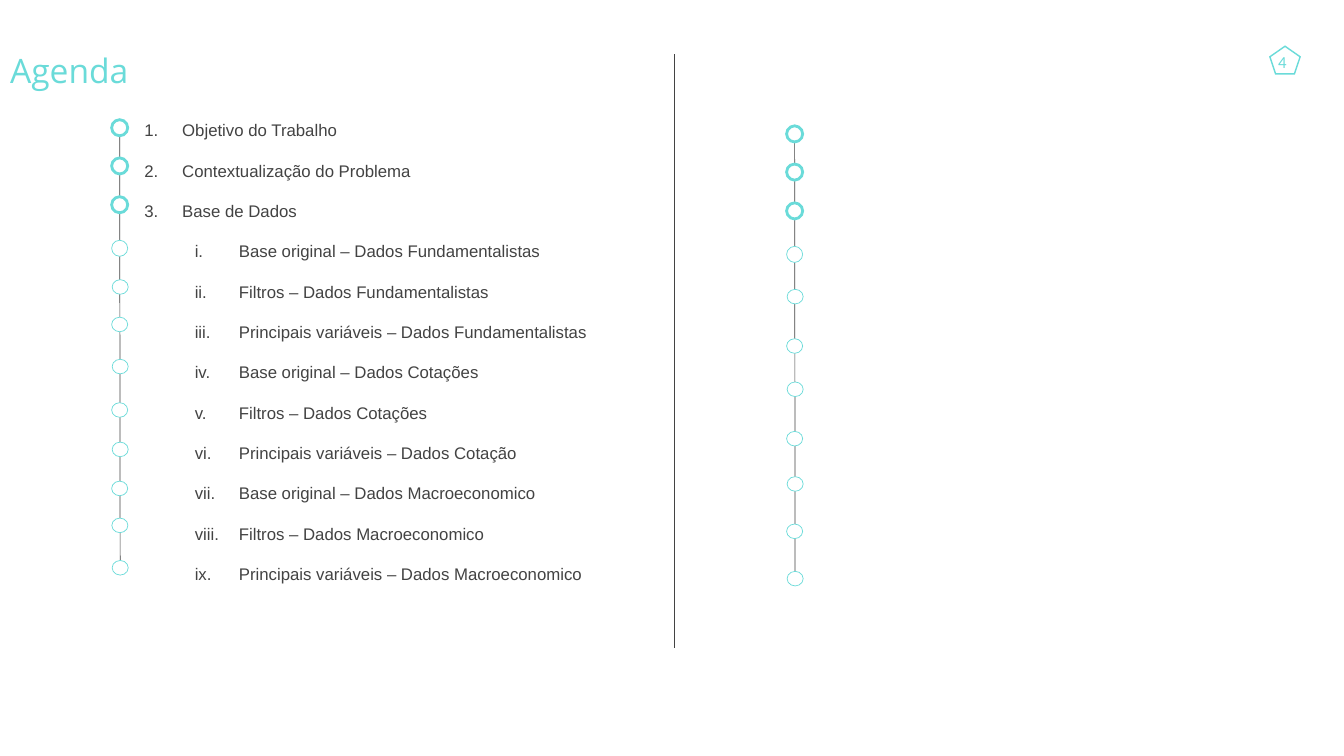
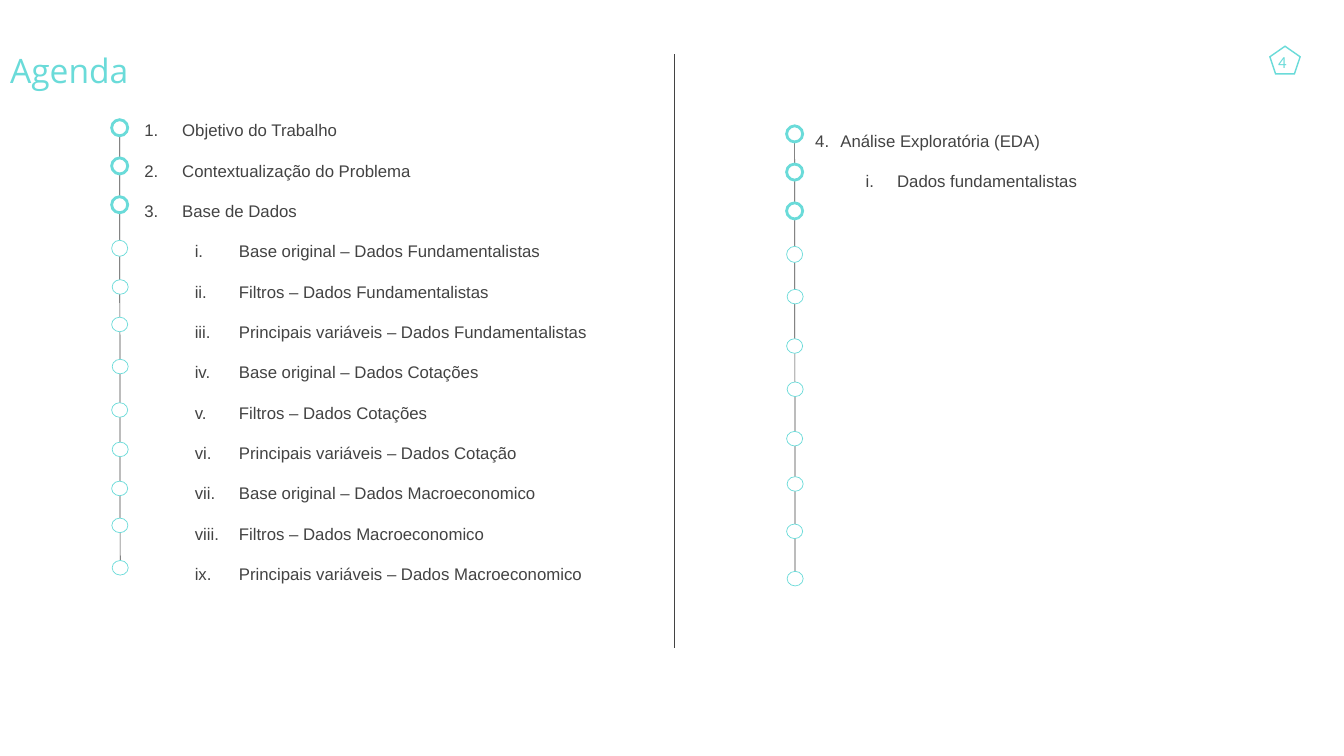
Before and after one commit to aalvesrpg/tcc-fia-trading-advisor, a slide deck: slide 4 of docs/apresentacao_tcc_fia_trading_advisor.pptx. Drawn at 1344x756 pixels with LibreOffice and Linux fonts; fonts in the diff are those of the drawing; background and template pictures are left out. Boxes give left, top, right and bottom in pixels: in the first picture for what was removed or moved away, otherwise in the second. Text is boxed around its words. In the diff, an @@ line names an element or a change of style, - is before the commit and + after.

```diff
--- a/docs/apresentacao_tcc_fia_trading_advisor.pptx
+++ b/docs/apresentacao_tcc_fia_trading_advisor.pptx
@@ text added at [840, 134, 1077, 187], 12 pt, text #434343 @@
+4. Análise Exploratória (EDA)
+  i. Dados fundamentalistas
```
Also in this commit, not shown: 10 other slides changed, 2 slides added, 3 other files.
